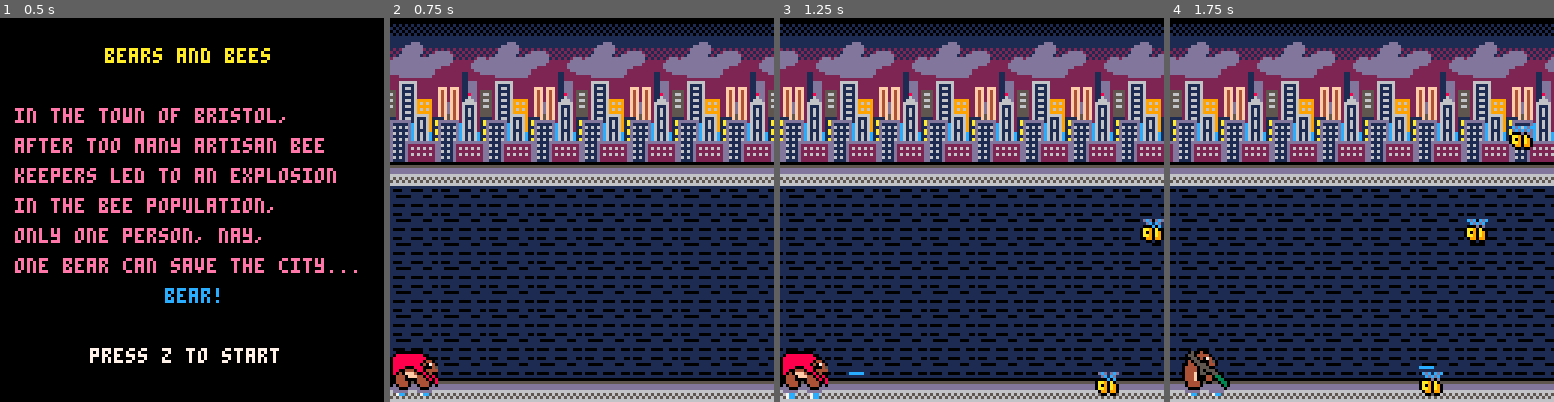
Above: before the commit, frames 1-4 (left to right).
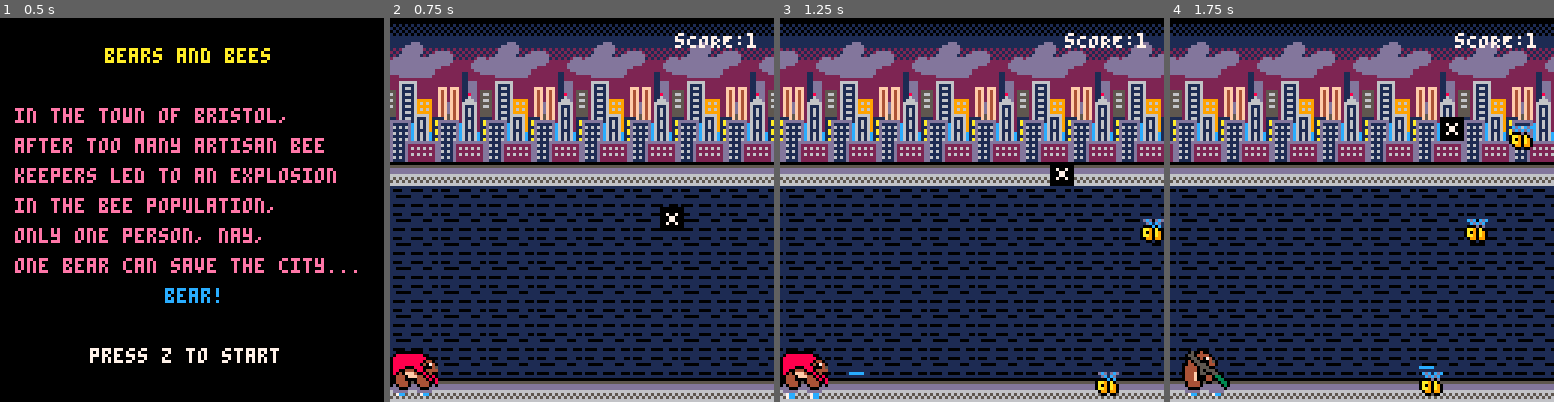
Above: after the commit, the same moments.

Repository: Chazmus/interns-hackday
Game: PICO-8 cartridge game.p8
Two runs of this game, one before a commit and one after it. Both use one fixed random seed, a clock stepped at 60 frames per second and the inputs below.
Inputs:
- Up to frame 1 (0.5 s): tap X (X key) at 0.33 s
- Up to frame 2 (0.75 s): tap O (Z key) at 0.7 s
- Up to frame 3 (1.25 s): tap X (X key) at 1.07 s
- Up to frame 4 (1.75 s): hold Right from 1.6 s (still down); tap O (Z key) at 1.7 s

Frame 1 is identical in both runs. In frame 2, 0.6% of the frame differs, in the area x 70-96%, y 3-56%; in frame 3, 0.6%; in frame 4, 0.7%, in the area x 70-96%, y 3-33%.

Commit message:
initial boss

Diff:
--- a/boss.lua
+++ b/boss.lua
@@ -1,4 +1,11 @@
 boss_manager = {}
+
+boss = {
+    sprites = {4, 6},
+    x=90,
+    y=screen_height/2,
+    tick = 0
+}
 
 add(game_objects, boss_manager)
 
@@ -6,7 +13,33 @@
 end
 
 function boss_manager:update()
+    --if(score > 20) then
+        if (boss.x > 90) then
+            boss.x -= 1
+            boss.tick += 1
+        end
+    --end
 end
 
 function boss_manager:draw()
+    --if(score > 20) then
+
+        score = 1
+
+        if boss.tick % 4 == 0 then
+            boss.y -= 1
+        elseif bee.tick % 2 == 0 then
+            boss.y += 1
+        end
+
+        if boss.tick % 5 == 0 then
+            if boss.sprite == 1 then
+                boss.sprite = 2
+            else
+                boss.sprite = 1
+            end
+        end
+
+        spr(boss.sprites, boss.x, boss.y)
+    --end
 end
--- a/game.p8
+++ b/game.p8
@@ -8,6 +8,7 @@
 #include user.lua
 #include music.lua
 #include lazer.lua
+#include boss.lua
 __gfx__
 00000000ecdcecdcedcdedcdeeeeeeeeeee000eee000eeeeeeeeeeeeeeeeeeeeeeeeeeeeeeeeeeeeeeeeeeeeeeeeeeeeeeeeeeee000000000000000000000000
 00000000eecdcdceeedcecdeeeeeeeeeee0dcd0e0dcd0eeeee0000eee0000eeeeeeeeeeeeeeeeeeeeee0000000000eeeeeeeeeee000000000000000000000000
--- a/screen.lua
+++ b/screen.lua
@@ -1,4 +1,6 @@
 screen = {}
+
+score = 20
 
 function show_game()
     cls()
@@ -28,6 +30,7 @@
     print("one bear can save the city...", 5, 80, 14)
     print("bear!", 55, 90, 12)
     print("press z to start", 30, 110, 7)
+    score = 0
 end
 
 function update_game()
@@ -39,10 +42,13 @@
             end
         end)
     foreach(game_objects, move_actor)
-    spawn_bee()
+    if(score < 20) then
+        spawn_bee()
+    end
     move_bees()
     update_user_sprite()
     update_lazers()
+    score += 0.1
 end
 
 function draw_game()
@@ -56,7 +62,7 @@
     for actor in all(game_objects) do
         spr(actor.sprite,actor.x,actor.y,actor.width,actor.height)
     end
-
     foreach(bees, draw_bee)
+    print("sCORE:"..score, 95, 5, 7)
     draw_lazers()
 end
